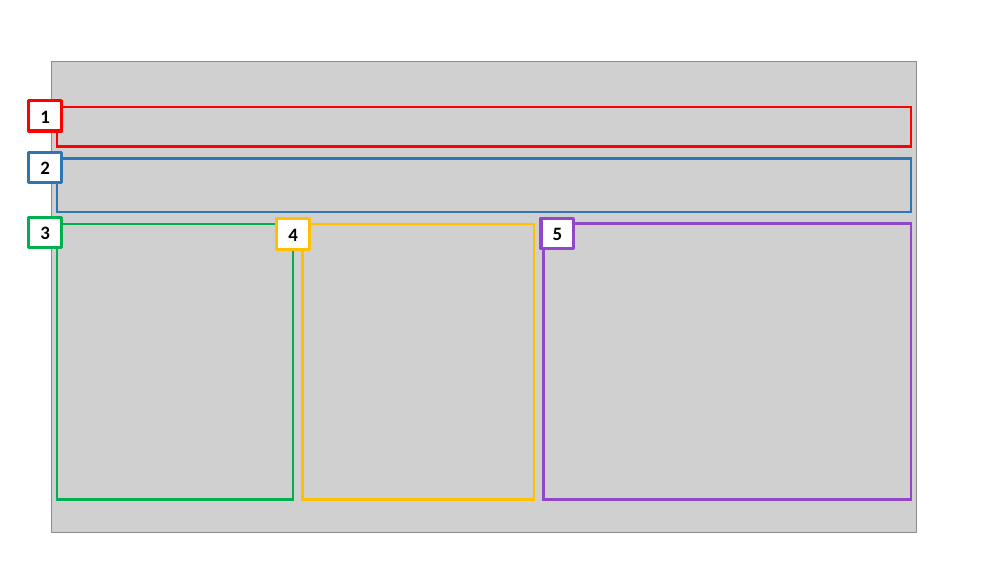
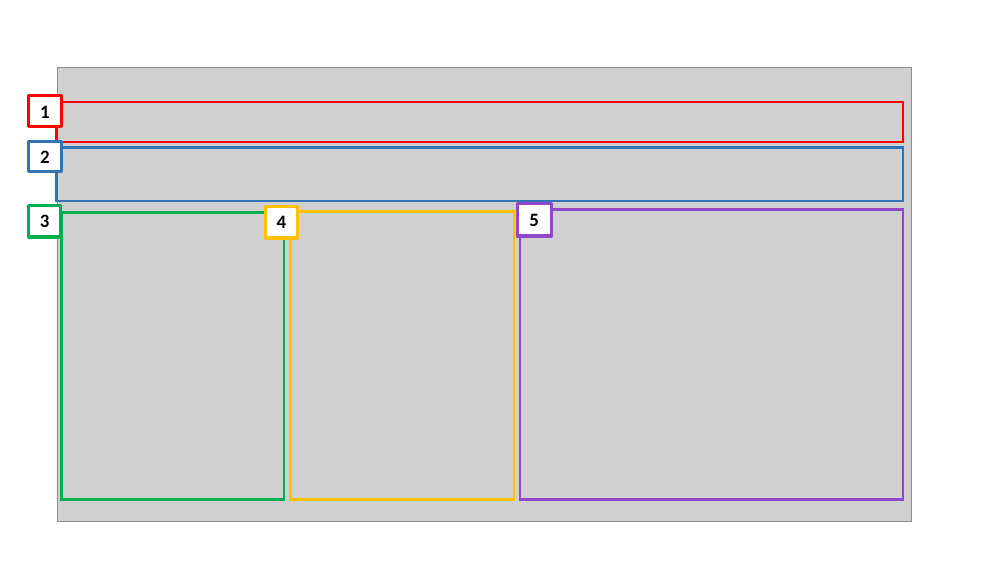
Before and after one commit to sherlynng/main, a slide deck: slide 1 of docs/diagrams/UiMockUp.pptx. Drawn at 1008x567 pixels with LibreOffice and Linux fonts; fonts in the diff are those of the drawing; grey boxes stand for pictures. Boxes give left, top, right and bottom in pixels: in the first picture for what was removed or moved away, otherwise in the second. Text is boxed around its words. In the diff, an @@ line names an element or a change of style, - is before the commit and + after.

```diff
--- a/docs/diagrams/UiMockUp.pptx
+++ b/docs/diagrams/UiMockUp.pptx
@@ picture: place and size @@
-picture at [51,61,917,532]
+picture at [57,67,911,522]
@@ rectangle "1": place and size @@
-rectangle "1" at [29,101,61,131]
+rectangle "1" at [29,96,61,126]
@@ rectangle: place and size @@
-rectangle at [57,107,911,147]
+rectangle at [57,102,904,142]
@@ rectangle "2": place and size @@
-rectangle "2" at [29,152,61,182]
+rectangle "2" at [29,141,61,172]
@@ rectangle: place and size @@
-rectangle at [57,159,911,212]
+rectangle at [57,147,904,201]
@@ rectangle "3": place and size @@
-rectangle "3" at [29,217,61,247]
+rectangle "3" at [29,205,60,237]
@@ rectangle "4": place and size @@
-rectangle "4" at [277,219,309,249]
+rectangle "4" at [266,206,298,238]
@@ rectangle "5": place and size @@
-rectangle "5" at [541,219,574,249]
+rectangle "5" at [517,204,551,236]
@@ rectangle: place and size @@
-rectangle at [544,224,911,500]
+rectangle at [520,209,903,500]
@@ rectangle: place and size @@
-rectangle at [57,224,293,499]
+rectangle at [61,212,284,500]
@@ rectangle: place and size @@
-rectangle at [302,224,534,499]
+rectangle at [290,212,514,500]
```
Also in this commit, not shown: 3 other files.
